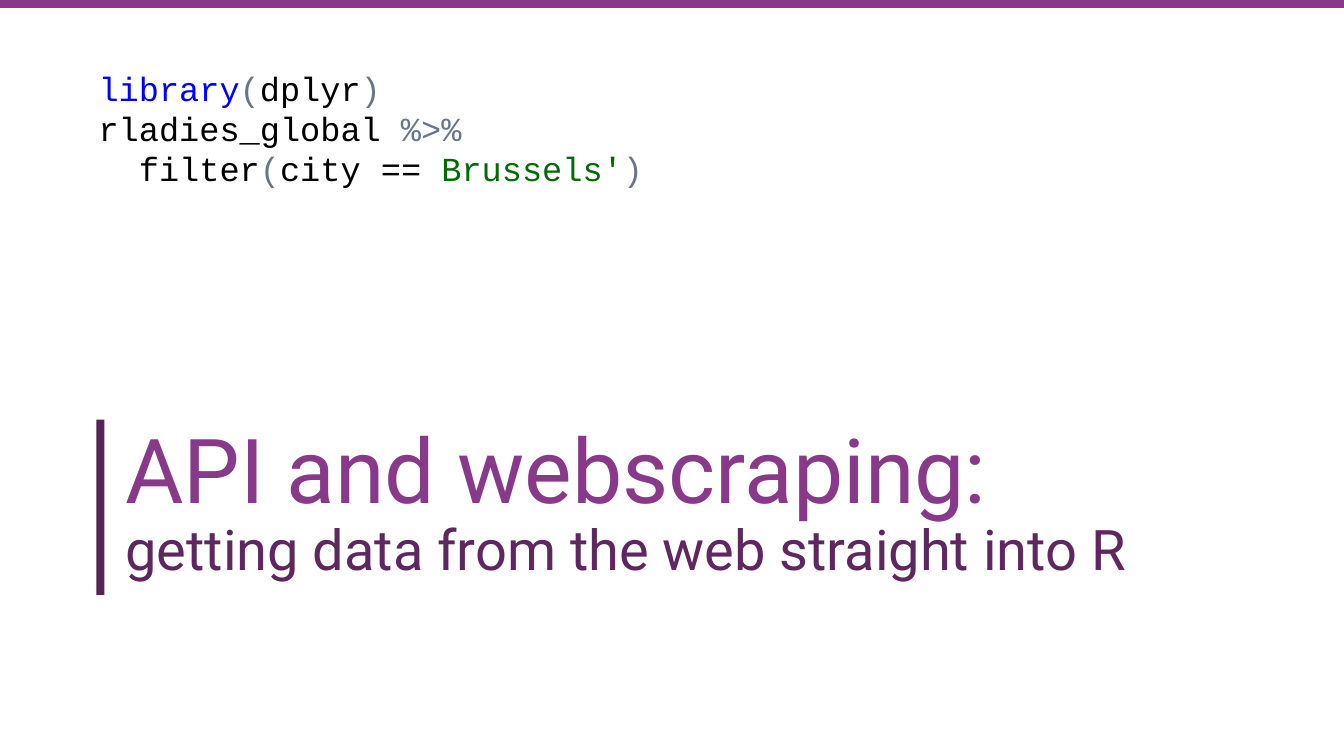
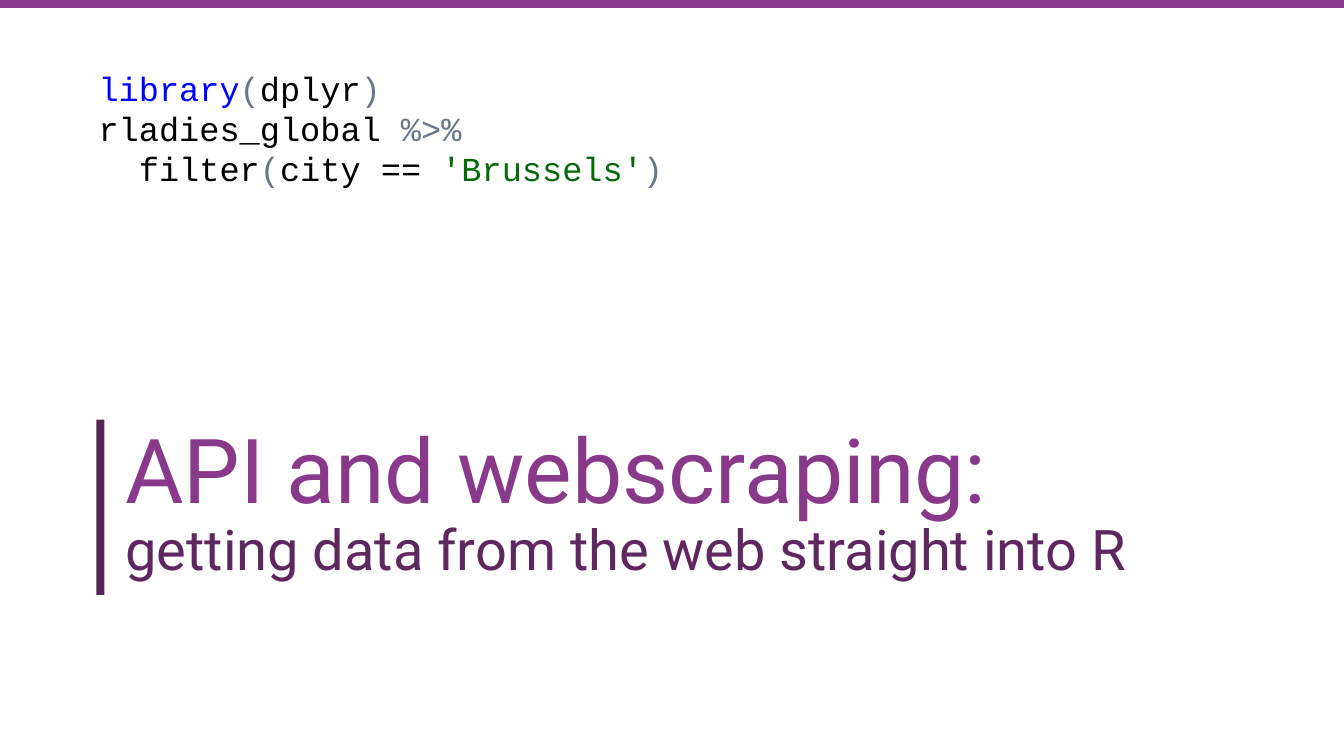
Before and after one commit to suzanbaert/2018_RLadiesWorkshop_API_Webscraping, a slide deck: slide 1 of images/Images_pptx.pptx. Drawn at 1344x756 pixels with LibreOffice and Linux fonts; fonts in the diff are those of the drawing; background and template pictures are left out. Boxes give left, top, right and bottom in pixels: in the first picture for what was removed or moved away, otherwise in the second. Text is boxed around its words. In the diff, an @@ line names an element or a change of style, - is before the commit and + after.

Commit message:
fixing presentation

```diff
--- a/images/Images_pptx.pptx
+++ b/images/Images_pptx.pptx
@@ text at (139, 157, 663, 188): text changed @@
-filter(city == Brussels')
+filter(city == 'Brussels')
```
Also in this commit, not shown: 12 other files.
